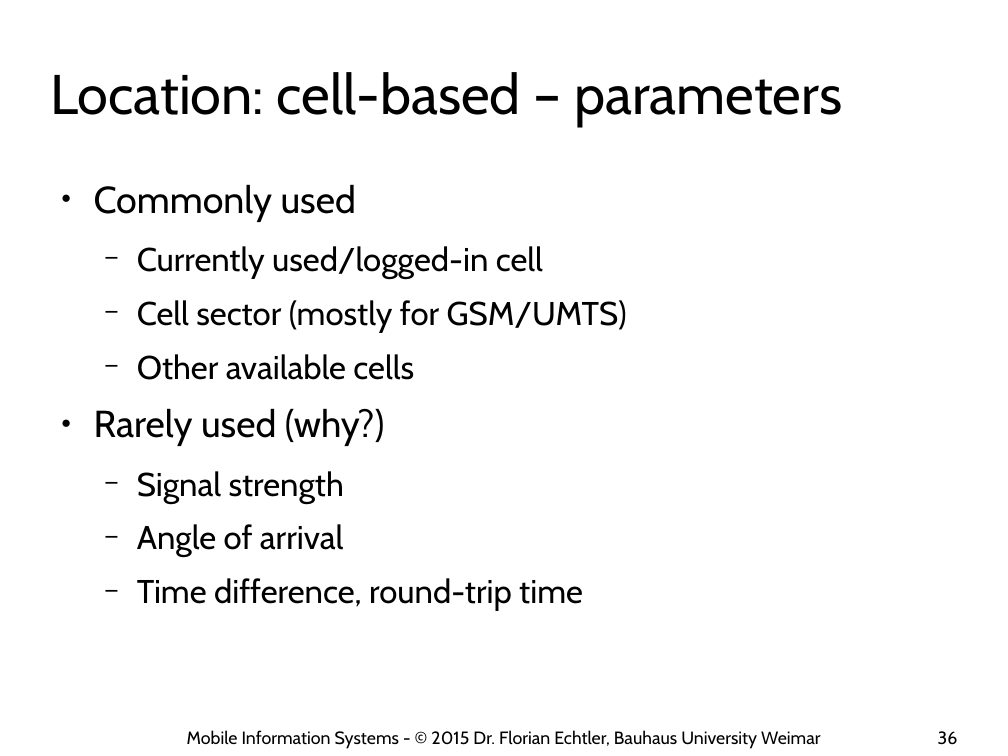
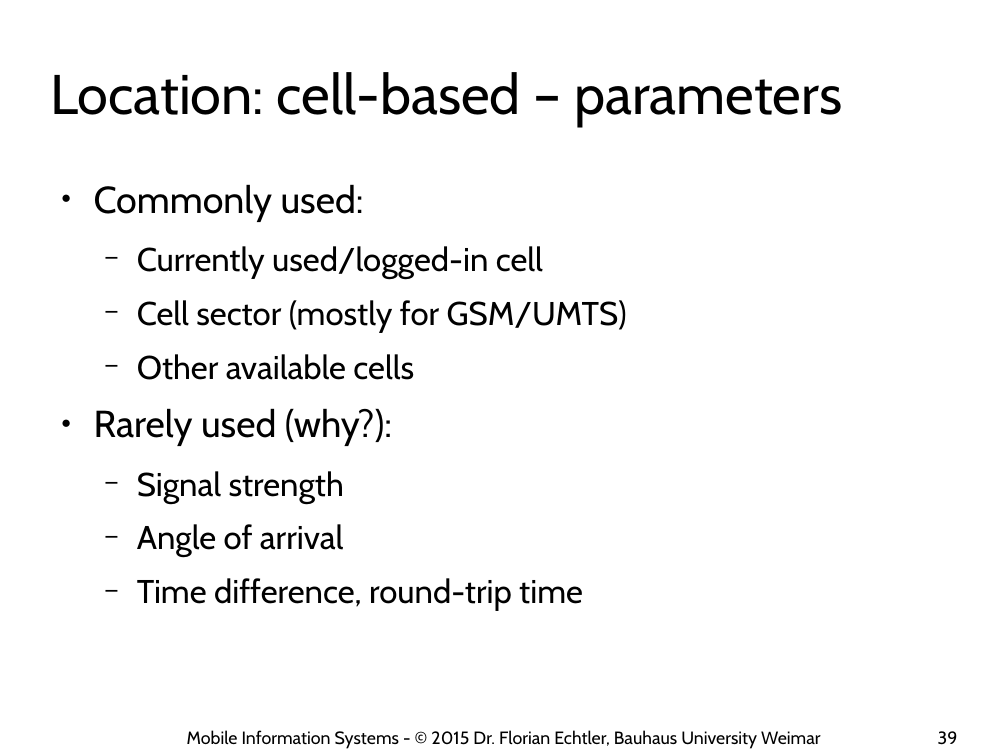
Before and after one commit to floe/mobile-information-systems, a slide deck: slide 39 of 03-networks-and-location.odp (slide 36 before the commit). Drawn at 1008x756 pixels with LibreOffice and Linux fonts; fonts in the diff are those of the drawing; background and template pictures are left out. Boxes give left, top, right and bottom in pixels: in the first picture for what was removed or moved away, otherwise in the second. Text is boxed around its words. In the diff, an @@ line names an element or a change of style, - is before the commit and + after.

```diff
--- a/03-networks-and-location.odp
+++ b/03-networks-and-location.odp
@@ text at (x1=94, y1=184, x2=364, y2=222): text changed @@
-● Commonly used
+● Commonly used:
@@ text at (x1=94, y1=408, x2=392, y2=446): text changed @@
-● Rarely used (why?)
+● Rarely used (why?):
@@ page number at (x1=938, y1=731, x2=958, y2=745): text changed @@
-36
+39
```
Also in this commit, not shown: 22 other slides changed, 5 slides added.
